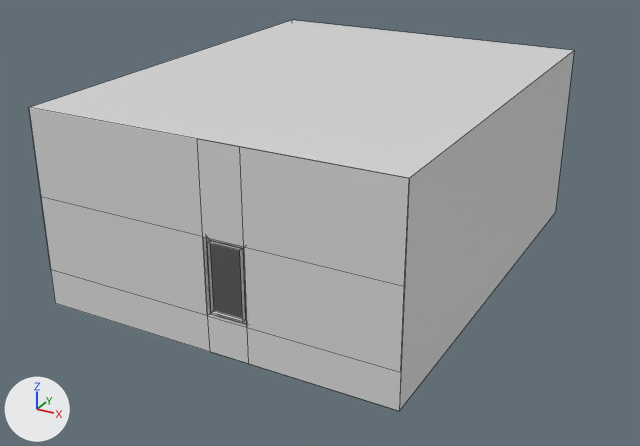
Two versions of the Blender file Assets/World/C6L1/raw/C6L1.blend, one commit apart.
Rendered twice from a 50 mm camera at (95.9, -133.6, 93.1) aimed at (-4.1, 48.2, 2.2). Lighting does not change. The marker at lower left points along +X, +Y and +Z. Mesh edges are drawn as thin lines.

In view in the first picture: 'Part4', 'Part4_Bg'.
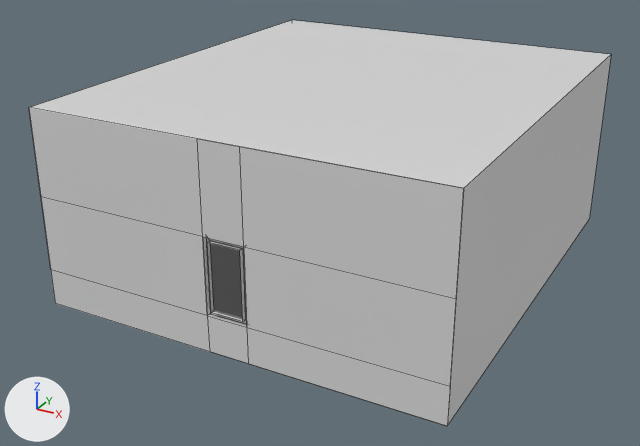
Where the change shows, as pixel boxes (x1, y1, x2, y2) in the pictures (640 x 446 px):
```json
{"object": "Part4_Bg", "change": "reshaped", "before": [29, 20, 574, 411], "after": [29, 20, 611, 426], "on screen": "7% wider"}
```

The change, as JSON lines over the scene's bpy script:
```json
{"block": "me_plane_002", "where": "me_plane_002.from_pydata(...)  # 24 vertices, 13 faces; spans x -50.0..40.0, y 0.0..113.0, z -10.0..38.5"}
{"block": "me_plane_002", "where": "# used by ob_part4_bg; location = (0.0, 0.0, 0.0)"}
{"block": "me_plane_002", "where": "# before: 0 (40.0, 0.0, 38.5) at pixel (409, 178), 2 (40.0, 0.0, -10.0) at pixel (399, 411), 4 (40.0, 113.0, 38.5) at pixel (574, 50), 6 (40.0, 113.0, -10.0) at pixel (555, 212), 12 (40.0, 0.0, -1.0) at pixel (400, 372)"}
{"block": "me_plane_002", "where": "# before: 13 (40.0, 0.0, 17.5) at pixel (404, 286), 18 (40.0, 0.0, 38.5) at pixel (409, 178), 22 (40.0, 0.0, -10.0) at pixel (399, 411)"}
{"block": "me_plane_002", "change": "me_plane_002 part 1"}
{"op": "add", "block": "me_plane_002", "code": "for i in [0, 2, 4, 6, 12, 13, 18, 22]: me_plane_002.vertices[i].co += Vector((10.0, 0.0, 0.0))"}
```
